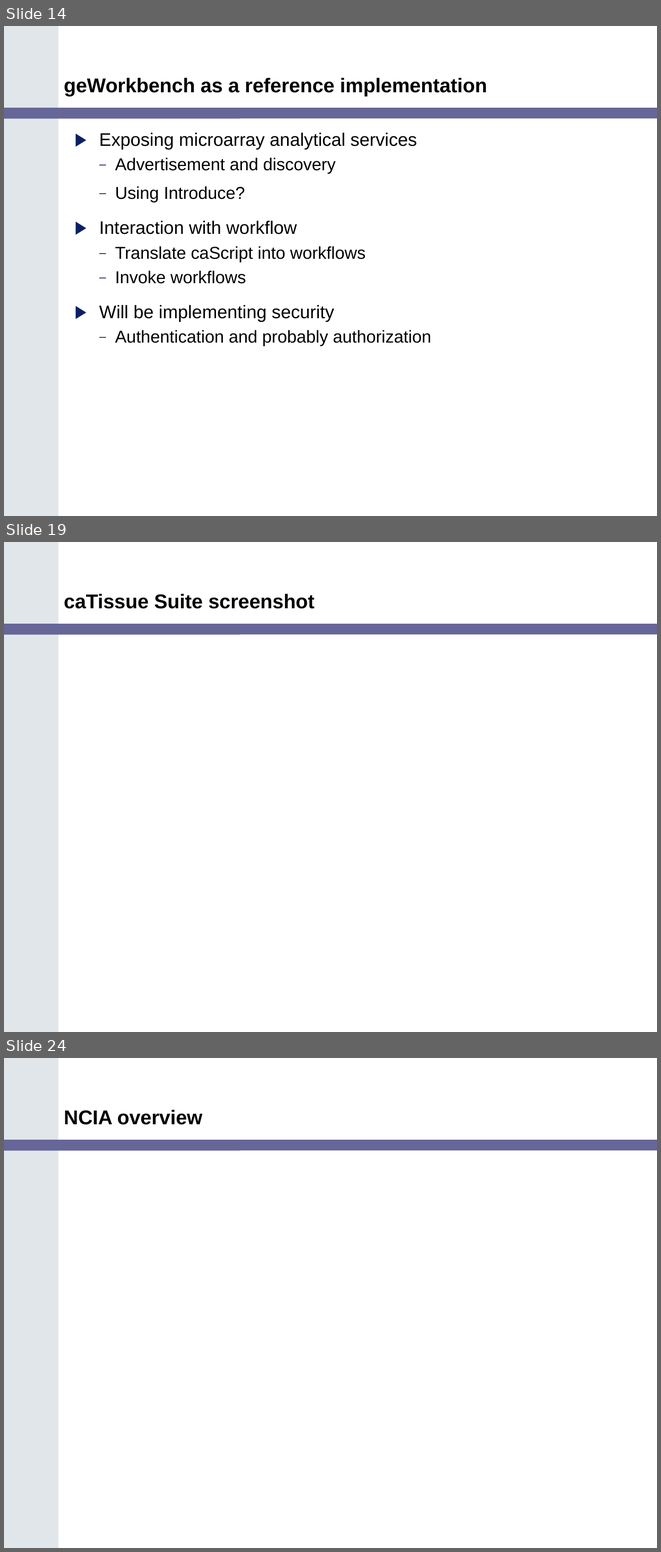
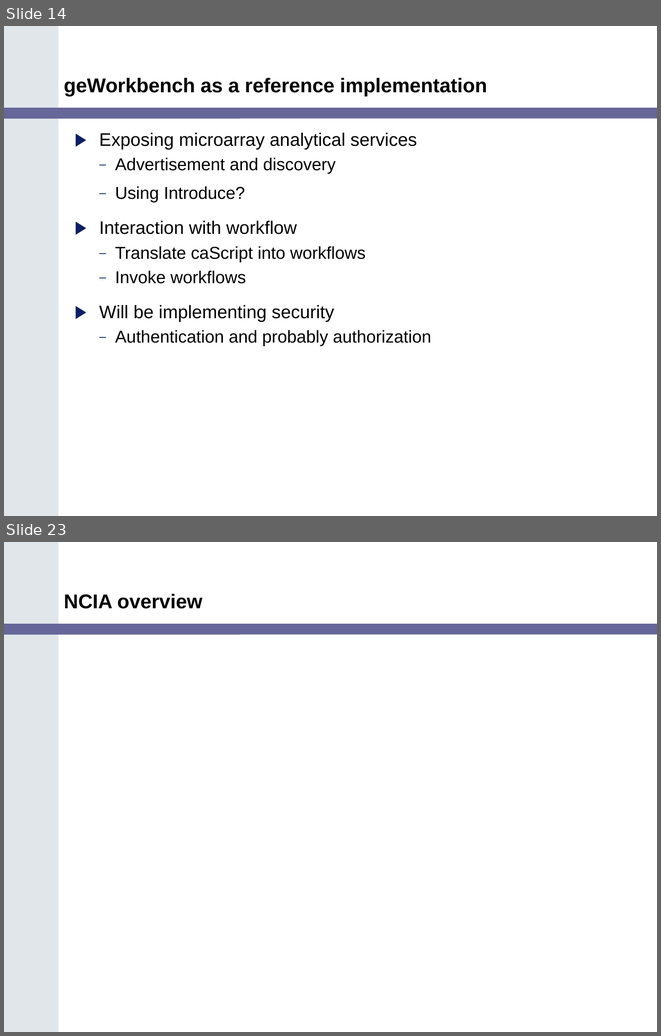
Before and after one commit to NCIP/cagrid-docs, a slide deck: presentations/200607_VCDE_ARCH/Ref_Impl_Arch_VCDE_2006_07.ppt. Shown one above the other, each under a label of ours: slides 14, 19 and 24 before the commit, slides 14 and 23 after it; the slides between them are not shown. The pictures are 661x1552 and 661x1036 pixels, drawn with LibreOffice and Linux fonts; fonts in the diff are those of the drawing; background and template pictures are left out. Boxes give left, top, right and bottom in pixels: in the first picture for what was removed or moved away, otherwise in the second. Text is boxed around its words. In the diff, an @@ line names an element or a change of style, - is before the commit and + after.

```diff
--- a/presentations/200607_VCDE_ARCH/Ref_Impl_Arch_VCDE_2006_07.ppt
+++ b/presentations/200607_VCDE_ARCH/Ref_Impl_Arch_VCDE_2006_07.ppt
@@ slide 19 removed at (x1=4, y1=542, x2=657, y2=1032), background #FFFFFF; not listed: 2 template elements that a slide beside it also shows @@
@@ title removed at (x1=64, y1=593, x2=315, y2=609) @@
-caTissue Suite screenshot
@@ what was slide 24 is now slide 23 @@
```
Also in this commit, not shown: 8 slides changed, 7 slides added, 4 other slides removed.
